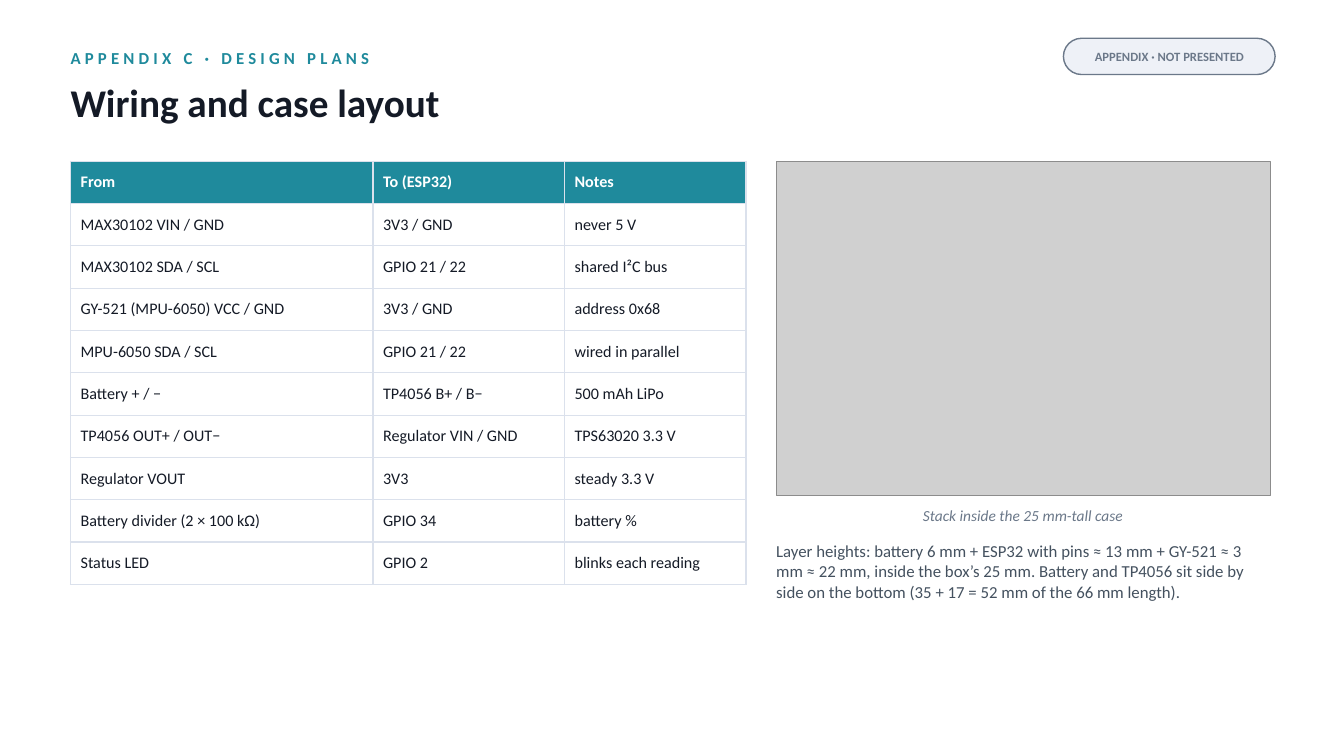
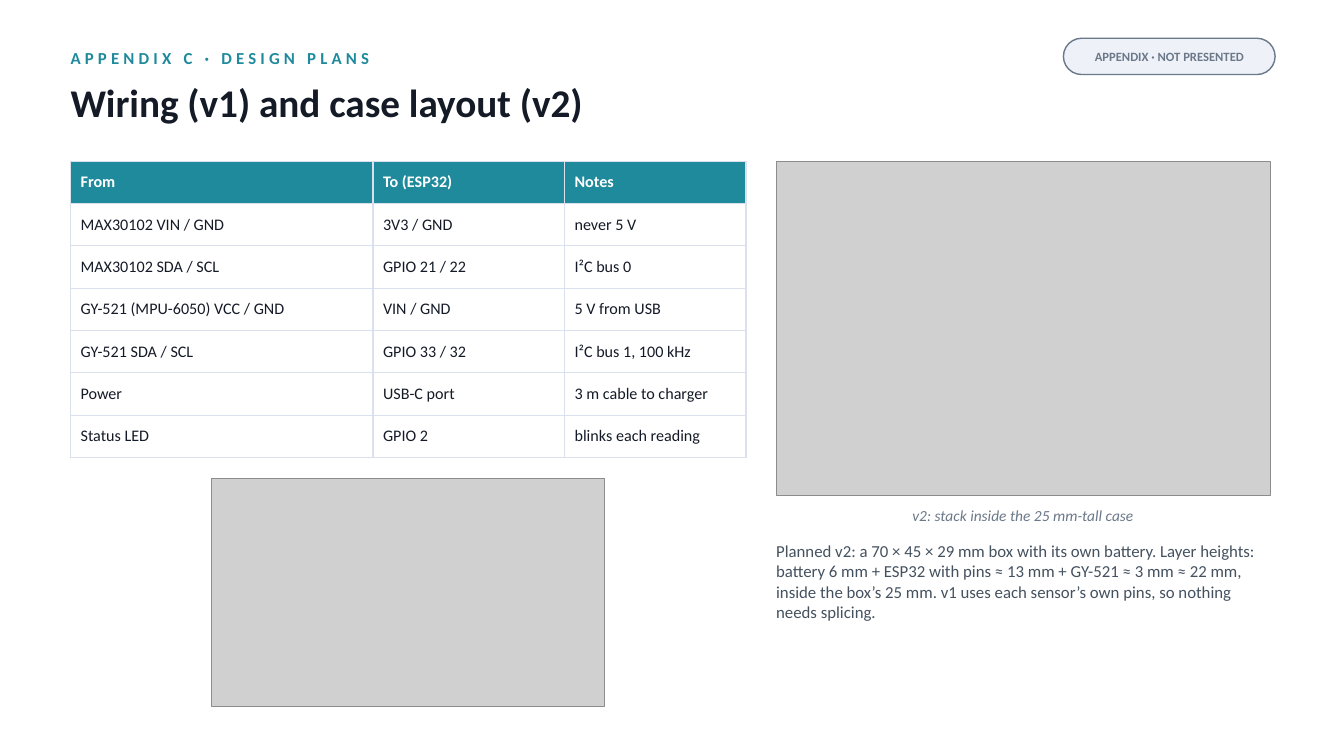
Before and after one commit to gabrielamamanestudent-wq/teetomivV2, a slide deck: slide 17 of science-fair/night-signal/Night_Signal_Presentation.pptx. Drawn at 1344x756 pixels with LibreOffice and Linux fonts; fonts in the diff are those of the drawing; grey boxes stand for pictures. Boxes give left, top, right and bottom in pixels: in the first picture for what was removed or moved away, otherwise in the second. Text is boxed around its words. In the diff, an @@ line names an element or a change of style, - is before the commit and + after.

```diff
--- a/science-fair/night-signal/Night_Signal_Presentation.pptx
+++ b/science-fair/night-signal/Night_Signal_Presentation.pptx
@@ text at (71,88,583,124): text changed @@
-Wiring and case layout
+Wiring (v1) and case layout (v2)
@@ table at (71,161,746,448) @@
-row 3: MAX30102 SDA / SCL | GPIO 21 / 22 | shared I²C bus
-row 4: GY-521 (MPU-6050) VCC / GND | 3V3 / GND | address 0x68
-row 5: MPU-6050 SDA / SCL | GPIO 21 / 22 | wired in parallel
-row 6: Battery + / − | TP4056 B+ / B− | 500 mAh LiPo
-row 7: TP4056 OUT+ / OUT− | Regulator VIN / GND | TPS63020 3.3 V
-row 8: Regulator VOUT | 3V3 | steady 3.3 V
-row 9: Battery divider (2 × 100 kΩ) | GPIO 34 | battery %
+row 3: MAX30102 SDA / SCL | GPIO 21 / 22 | I²C bus 0
+row 4: GY-521 (MPU-6050) VCC / GND | VIN / GND | 5 V from USB
+row 5: GY-521 SDA / SCL | GPIO 33 / 32 | I²C bus 1, 100 kHz
+row 6: Power | USB-C port | 3 m cable to charger
@@ picture added at (212,479,605,707) @@
@@ text at (912,510,1134,521): text changed @@
-Stack inside the 25 mm-tall case
+v2: stack inside the 25 mm-tall case
@@ text at (776,545,1254,621): text changed @@
-Layer heights: battery 6 mm + ESP32 with pins ≈ 13 mm + GY-521 ≈ 3 mm ≈ 22 mm, inside the box’s 25 mm. Battery and TP4056 sit side by side on the bottom (35 + 17 = 52 mm of the 66 mm length).
+Planned v2: a 70 × 45 × 29 mm box with its own battery. Layer heights: battery 6 mm + ESP32 with pins ≈ 13 mm + GY-521 ≈ 3 mm ≈ 22 mm, inside the box’s 25 mm. v1 uses each sensor’s own pins, so nothing needs splicing.
```
Also in this commit, not shown: 6 other slides changed, 11 other files.
